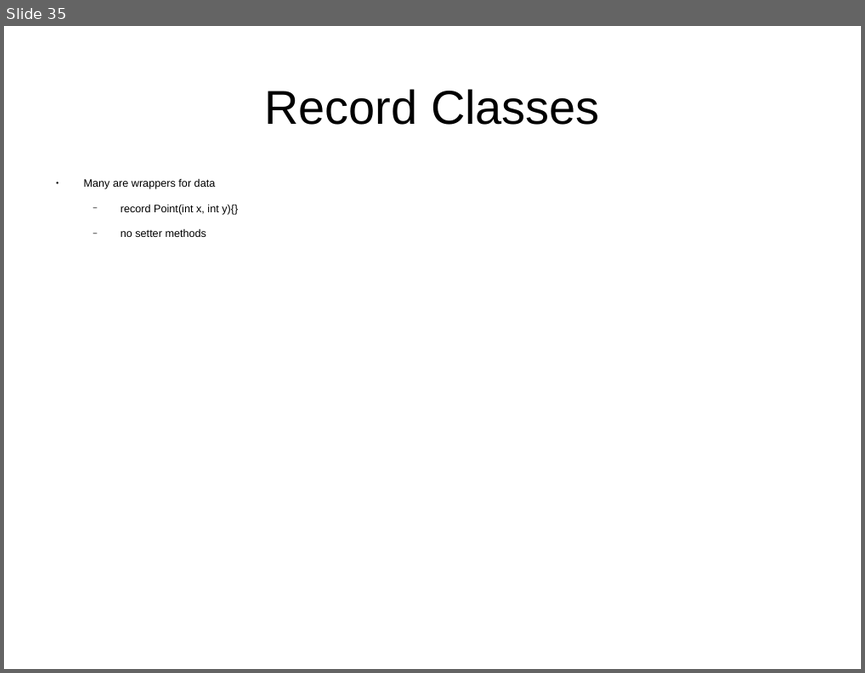
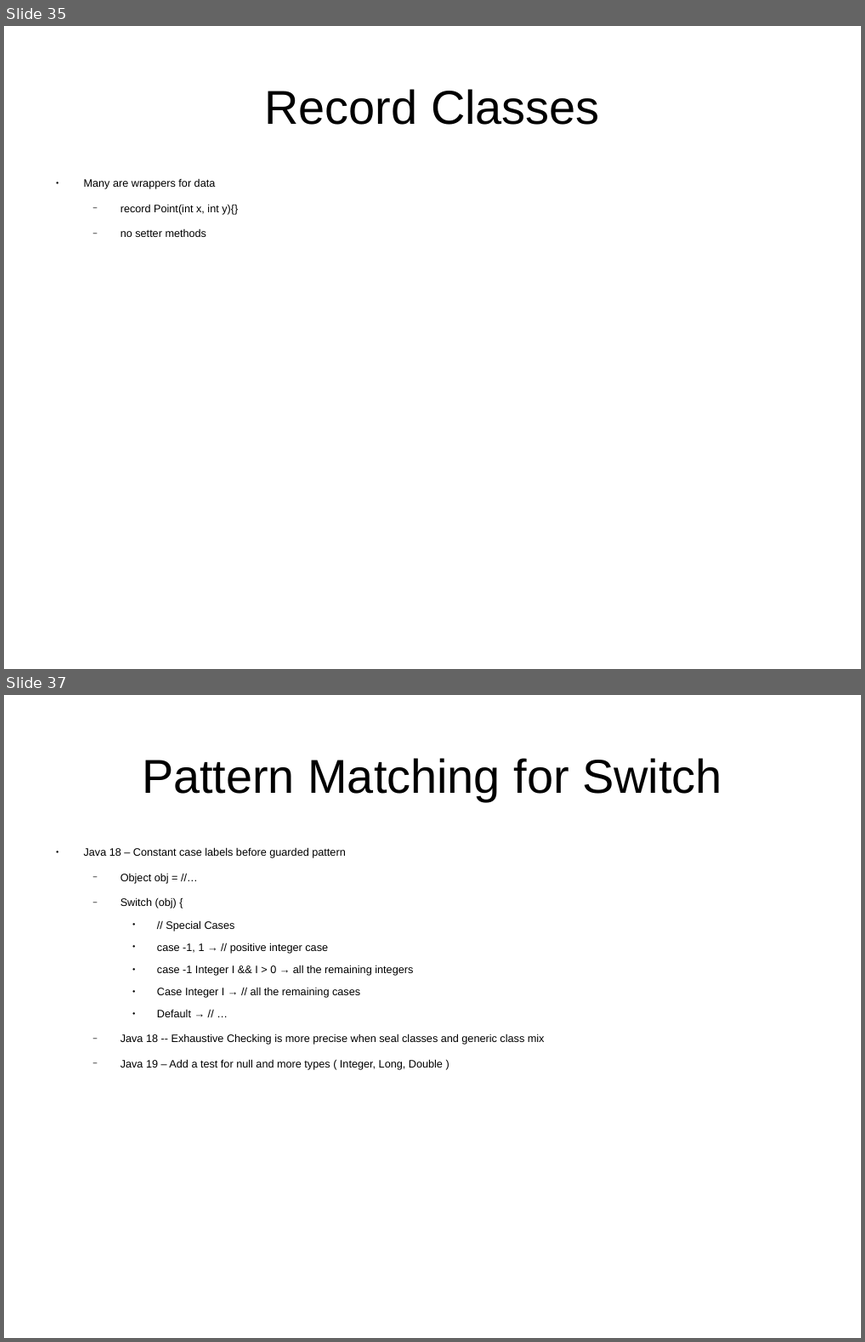
Before and after one commit to CharlesStockman/notesFromCourses, a slide deck: java/core/01_core.odp. Shown one above the other, each under a label of ours: slide 35 before the commit, slides 35 and 37 after it; the slides between them are not shown. The pictures are 865x673 and 865x1342 pixels, drawn with LibreOffice and Linux fonts; fonts in the diff are those of the drawing. Boxes give left, top, right and bottom in pixels: in the first picture for what was removed or moved away, otherwise in the second. Text is boxed around its words. In the diff, an @@ line names an element or a change of style, - is before the commit and + after.

```diff
--- a/java/core/01_core.odp
+++ b/java/core/01_core.odp
@@ slide 37 added at [4,695,861,1338], background #FFFFFF @@
@@ title added at [142,758,721,801], 44 pt, text #000000 @@
+Pattern Matching for Switch
@@ text added at [84,847,545,1070], 10 pt, text #000000 @@
+● Java 18 – Constant case labels before guarded pattern
+  − Object obj = //…
+  − Switch (obj) {
+    ● // Special Cases
+    ● case -1, 1 → // positive integer case
+    ● case -1 Integer I && I > 0 → all the remaining integers
+    ● Case Integer I → // all the remaining cases
+    ● Default → // …
+  − Java 18 -- Exhaustive Checking is more precise when seal classes and generic class mix
+  − Java 19 – Add a test for null and more types ( Integer, Long, Double )
```
Also in this commit, not shown: 6 slides changed, 2 other slides added, 31 other files.
